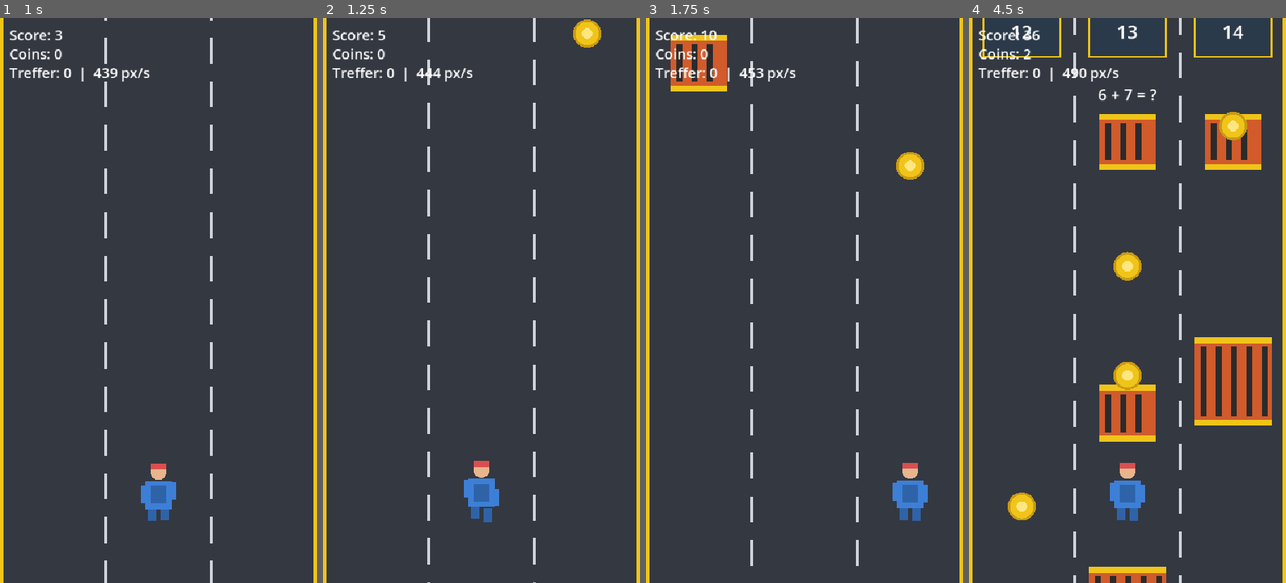
Above: before the commit, frames 1-4 (left to right).
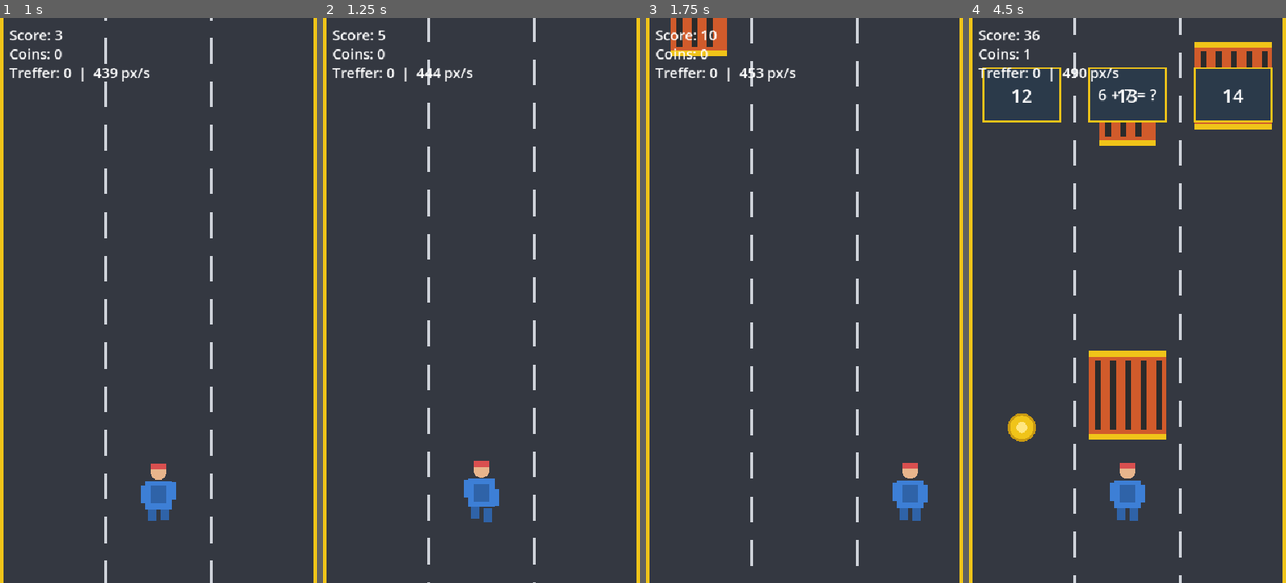
Above: after the commit, the same moments.

Repository: LauxThomas/AffectiveFlowAI_Engine
Game: Godot game, scene res://ui/main_menu.tscn
The game is run twice, just before and just after one commit, with the same random seed, the same clock (stepped at 60 frames per second) and the same inputs.
Inputs (mouse positions are in pixels of both pictures, inside the frame that each line leads up to):
- Up to frame 1 (1 s): click "Play" at 0.5 s
- Up to frame 2 (1.25 s): no input
- Up to frame 3 (1.75 s): tap Enter at 1.25 s; move the mouse to (874, 272) at 1.27 s; hold D from 1.28 s (still down); click (874, 272) at 1.42 s
- Up to frame 4 (4.5 s): release D at 2 s; drag from (1064, 328) to (1232, 492) at 2.02 s; move the mouse to (1159, 176) at 2.77 s; hold D 2.78-3.5 s; drag from (1111, 413) to (1022, 549) at 3.52 s; move the mouse to (1222, 385) at 4.27 s; hold A from 4.28 s (still down)

Frame 1 is identical in both runs. In frame 2, 0.4% of the frame differs, in the area x 78-88%, y 0-6%; in frame 3, 1.9%; in frame 4, 12%, in the area x 4-96%, y 0-100%.

Commit message:
Reduce on-screen clutter: sparser coins, more obstacle/gate breathing room
Coins had no connection to the telemetry/adaptation loop (just a score
counter) yet spawned roughly twice as often as obstacles, making them
the single biggest contributor to a crowded playfield. Rather than
removing obstacles - they feed the HIT-based error_rate signal the
estimator relies on - widened spacing instead: coins are now a rare
bonus (500-900px gap, up from 150-300), obstacles get a higher gap
floor and steeper speed scaling (340px/0.65, up from 240/0.55), and the
clearance around Math Tunnels gates widened (340px, up from 260).

Verified via a temporary spawn counter (removed after use): coins
dropped from 14 to 5 over the same 15s window. Clean import/export/
runtime after reverting all comparison instrumentation.

Diff:
--- a/game/main.gd
+++ b/game/main.gd
@@ -11,7 +11,11 @@
 const DECISION_ZONE_Y := 300.0   # px lead distance above the player row
 const GATE_SPAWN_MIN_GAP := 900.0
 const GATE_SPAWN_MAX_GAP := 1500.0
-const GATE_CLEARANCE_PX := 260.0   # keep obstacles/coins out of a gate's footprint
+const GATE_CLEARANCE_PX := 340.0   # keep obstacles/coins out of a gate's footprint
+const OBSTACLE_GAP_FLOOR := 340.0   # px, up from 240 - fewer waves on screen at once
+const OBSTACLE_GAP_SPEED_FACTOR := 0.65   # up from 0.55 - gap grows faster with speed
+const COIN_GAP_MIN := 500.0   # up from 150 - coins are a rare bonus, not a constant stream
+const COIN_GAP_MAX := 900.0   # up from 300
 
 const OBSTACLE := preload("res://game/obstacle.tscn")
 const COIN     := preload("res://game/coin.tscn")
@@ -30,8 +34,8 @@
 var score := 0.0
 var hits := 0
 var coins := 0
-var _dist_ob := 340.0
-var _dist_coin := 220.0
+var _dist_ob := 400.0
+var _dist_coin := 500.0
 var _dist_gate := 700.0
 var _scroll := 0.0
 var _player_y := 0.0
@@ -102,14 +106,15 @@
 	_dist_ob -= move
 	if _dist_ob <= 0.0:
 		_spawn_obstacles(params.difficulty)
-		var gap: float = maxf(240.0, speed * 0.55) / maxf(params.spawn_mult, 0.01)
-		_dist_ob = gap + randf_range(40.0, 220.0)
-
-	# Münzen
+		var gap: float = maxf(OBSTACLE_GAP_FLOOR, speed * OBSTACLE_GAP_SPEED_FACTOR) / maxf(params.spawn_mult, 0.01)
+		_dist_ob = gap + randf_range(60.0, 260.0)
+
+	# Münzen - a rare bonus, not a constant stream (no telemetry purpose,
+	# so kept sparse deliberately to reduce on-screen clutter)
 	_dist_coin -= move
 	if _dist_coin <= 0.0:
 		_spawn_coin()
-		_dist_coin = randf_range(150.0, 300.0)
+		_dist_coin = randf_range(COIN_GAP_MIN, COIN_GAP_MAX)
 
 	# Math Tunnels Antwort-Gates
 	_dist_gate -= move
--- a/project.godot
+++ b/project.godot
@@ -12,16 +12,16 @@
 
 compatibility/default_parent_skeleton_in_mesh_instance_3d=true
 
-[autoload]
-
-AffectiveEngine="*res://affective/affective_engine.gd"
-GameSession="*res://game/game_session.gd"
-
 [application]
 
 config/name="Lane Runner"
 run/main_scene="res://ui/main_menu.tscn"
 config/features=PackedStringArray("4.7")
+
+[autoload]
+
+AffectiveEngine="*res://affective/affective_engine.gd"
+GameSession="*res://game/game_session.gd"
 
 [display]
 
Not shown, changed: docs/MVP_SPEC.md
